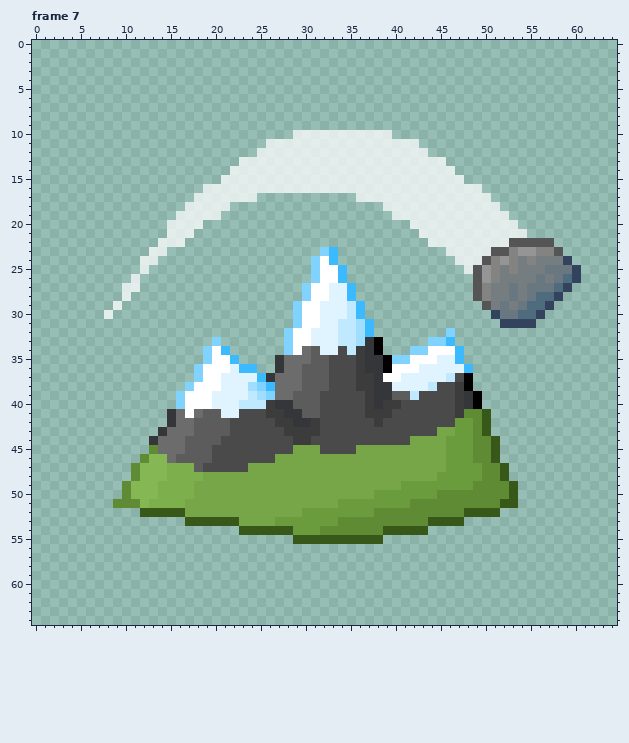
Edited in one commit: pixel-art file (resources/sprites/gui/upgrades/upgrades.aseprite). Above: the version before the commit.
65x65 pixels, 52 frames. Pixels under 10% opacity are left out. Colours within 5 levels of each other are drawn and written as one. Shown: frame 7. The commit also changed other frames, which this record leaves out.
Now the later version:
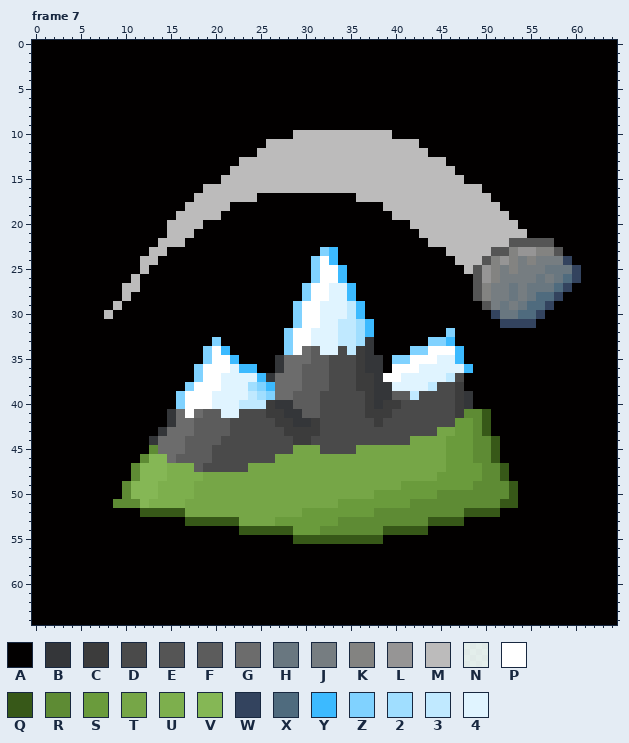
Palette (. is transparent): A #020000  B #343639  C #3c3c3c  D #4a4a4a  E #555555  F #5c5c5c  G #6c6c6c  H #697780  J #767d81  K #838381  L #969595  M #bcbbbb  N #ffffffbb  P #ffffff  Q #375818  R #5e8b34  S #6a9b3c  T #76a647  U #7daf4d  V #85b755  W #33435e  X #4f6b7e  Y #3cbaff  Z #80d2ff  2 #a0deff  3 #c0e9ff  4 #e0f4ff
Changes in this commit:
layer "bg" now shown
Frame 7, layer "bg":
y 0..9: x 0..64 ................................................................. -> AAAAAAAAAAAAAAAAAAAAAAAAAAAAAAAAAAAAAAAAAAAAAAAAAAAAAAAAAAAAAAAAA
y 10: x 0..64 .............................NNNNNNNNNNN......................... -> AAAAAAAAAAAAAAAAAAAAAAAAAAAAAMMMMMMMMMMMAAAAAAAAAAAAAAAAAAAAAAAAA
y 11: x 0..64 ..........................NNNNNNNNNNNNNNNNN...................... -> AAAAAAAAAAAAAAAAAAAAAAAAAAMMMMMMMMMMMMMMMMMAAAAAAAAAAAAAAAAAAAAAA
y 12: x 0..64 .........................NNNNNNNNNNNNNNNNNNN..................... -> AAAAAAAAAAAAAAAAAAAAAAAAAMMMMMMMMMMMMMMMMMMMAAAAAAAAAAAAAAAAAAAAA
y 13: x 0..64 .......................NNNNNNNNNNNNNNNNNNNNNNN................... -> AAAAAAAAAAAAAAAAAAAAAAAMMMMMMMMMMMMMMMMMMMMMMMAAAAAAAAAAAAAAAAAAA
y 14: x 0..64 ......................NNNNNNNNNNNNNNNNNNNNNNNNN.................. -> AAAAAAAAAAAAAAAAAAAAAAMMMMMMMMMMMMMMMMMMMMMMMMMAAAAAAAAAAAAAAAAAA
y 15: x 0..64 .....................NNNNNNNNNNNNNNNNNNNNNNNNNNN................. -> AAAAAAAAAAAAAAAAAAAAAMMMMMMMMMMMMMMMMMMMMMMMMMMMAAAAAAAAAAAAAAAAA
y 16: x 0..64 ...................NNNNNNNNNNNNNNNNNNNNNNNNNNNNNNN............... -> AAAAAAAAAAAAAAAAAAAMMMMMMMMMMMMMMMMMMMMMMMMMMMMMMMAAAAAAAAAAAAAAA
y 17: x 0..64 ..................NNNNNNN...........NNNNNNNNNNNNNNN.............. -> AAAAAAAAAAAAAAAAAAMMMMMMMAAAAAAAAAAAMMMMMMMMMMMMMMMAAAAAAAAAAAAAA
y 18: x 0..64 .................NNNNN.................NNNNNNNNNNNNN............. -> AAAAAAAAAAAAAAAAAMMMMMAAAAAAAAAAAAAAAAAMMMMMMMMMMMMMAAAAAAAAAAAAA
y 19: x 0..64 ................NNNNN...................NNNNNNNNNNNNN............ -> AAAAAAAAAAAAAAAAMMMMMAAAAAAAAAAAAAAAAAAAMMMMMMMMMMMMMAAAAAAAAAAAA
y 20: x 0..64 ...............NNNN.......................NNNNNNNNNNNN........... -> AAAAAAAAAAAAAAAMMMMAAAAAAAAAAAAAAAAAAAAAAAMMMMMMMMMMMMAAAAAAAAAAA
y 21: x 0..64 ...............NNN.........................NNNNNNNNNNNN.......... -> AAAAAAAAAAAAAAAMMMAAAAAAAAAAAAAAAAAAAAAAAAAMMMMMMMMMMMMAAAAAAAAAA
y 22: x 0..52 ..............NNN...........................NNNNNNNNN -> AAAAAAAAAAAAAAMMMAAAAAAAAAAAAAAAAAAAAAAAAAAAMMMMMMMMM; x 58..64 ....... -> AAAAAAA
y 23: x 0..31 .............NN................. -> AAAAAAAAAAAAAMMAAAAAAAAAAAAAAAAA; x 34..50 ............NNNNN -> AAAAAAAAAAAAMMMMM; x 59..64 ...... -> AAAAAA
y 24: x 0..30 ............NN................. -> AAAAAAAAAAAAMMAAAAAAAAAAAAAAAAA; x 34..49 .............NNN -> AAAAAAAAAAAAAMMM; x 60..64 ..... -> AAAAA
y 25: x 0..30 ............N.................. -> AAAAAAAAAAAAMAAAAAAAAAAAAAAAAAA; x 35..48 .............N -> AAAAAAAAAAAAAM; x 61..64 .... -> AAAA
y 26: x 0..30 ...........N................... -> AAAAAAAAAAAMAAAAAAAAAAAAAAAAAAA; x 35..48 .............. -> AAAAAAAAAAAAAA; x 61..64 .... -> AAAA
y 27: x 0..29 ..........NN.................. -> AAAAAAAAAAMMAAAAAAAAAAAAAAAAAA; x 36..48 ............. -> AAAAAAAAAAAAA; x 60..64 ..... -> AAAAA
y 28: x 0..29 ..........N................... -> AAAAAAAAAAMAAAAAAAAAAAAAAAAAAA; x 36..48 ............. -> AAAAAAAAAAAAA; x 59..64 ...... -> AAAAAA
y 29: x 0..28 .........N................... -> AAAAAAAAAMAAAAAAAAAAAAAAAAAAA; x 37..49 ............. -> AAAAAAAAAAAAA; x 58..64 ....... -> AAAAAAA
y 30: x 0..28 ........N.................... -> AAAAAAAAMAAAAAAAAAAAAAAAAAAAA; x 37..50 .............. -> AAAAAAAAAAAAAA; x 57..64 ........ -> AAAAAAAA
y 31: x 0..28 ............................. -> AAAAAAAAAAAAAAAAAAAAAAAAAAAAA; x 38..51 .............. -> AAAAAAAAAAAAAA; x 56..64 ......... -> AAAAAAAAA
y 32: x 0..27 ............................ -> AAAAAAAAAAAAAAAAAAAAAAAAAAAA; x 38..45 ........ -> AAAAAAAA; x 47..64 .................. -> AAAAAAAAAAAAAAAAAA
y 33: x 0..19 .................... -> AAAAAAAAAAAAAAAAAAAA; x 21..27 ....... -> AAAAAAA; x 39..43 ..... -> AAAAA; x 47..64 .................. -> AAAAAAAAAAAAAAAAAA
y 34: x 0..18 ................... -> AAAAAAAAAAAAAAAAAAA; x 22..27 ...... -> AAAAAA; x 39..41 ... -> AAA; x 48..64 ................. -> AAAAAAAAAAAAAAAAA
y 35: x 0..18 ................... -> AAAAAAAAAAAAAAAAAAA; x 23..26 .... -> AAAA; x 48..64 ................. -> AAAAAAAAAAAAAAAAA
y 36: x 0..17 .................. -> AAAAAAAAAAAAAAAAAA; x 25..26 .. -> AA; x 49..64 ................ -> AAAAAAAAAAAAAAAA
y 37: x 0..17 .................. -> AAAAAAAAAAAAAAAAAA; x 49..64 ................ -> AAAAAAAAAAAAAAAA
y 38: x 0..16 ................. -> AAAAAAAAAAAAAAAAA; x 49..64 ................ -> AAAAAAAAAAAAAAAA
y 39..40: x 0..15 ................ -> AAAAAAAAAAAAAAAA; x 50..64 ............... -> AAAAAAAAAAAAAAA
y 41..42: x 0..14 ............... -> AAAAAAAAAAAAAAA; x 51..64 .............. -> AAAAAAAAAAAAAA
y 43: x 0..13 .............. -> AAAAAAAAAAAAAA; x 51..64 .............. -> AAAAAAAAAAAAAA
y 44..45: x 0..12 ............. -> AAAAAAAAAAAAA; x 52..64 ............. -> AAAAAAAAAAAAA
y 46: x 0..11 ............ -> AAAAAAAAAAAA; x 52..64 ............. -> AAAAAAAAAAAAA
y 47..48: x 0..10 ........... -> AAAAAAAAAAA; x 53..64 ............ -> AAAAAAAAAAAA
y 49..50: x 0..9 .......... -> AAAAAAAAAA; x 54..64 ........... -> AAAAAAAAAAA
y 51: x 0..8 ......... -> AAAAAAAAA; x 54..64 ........... -> AAAAAAAAAAA
y 52: x 0..11 ............ -> AAAAAAAAAAAA; x 52..64 ............. -> AAAAAAAAAAAAA
y 53: x 0..16 ................. -> AAAAAAAAAAAAAAAAA; x 48..64 ................. -> AAAAAAAAAAAAAAAAA
y 54: x 0..22 ....................... -> AAAAAAAAAAAAAAAAAAAAAAA; x 44..64 ..................... -> AAAAAAAAAAAAAAAAAAAAA
y 55: x 0..28 ............................. -> AAAAAAAAAAAAAAAAAAAAAAAAAAAAA; x 39..64 .......................... -> AAAAAAAAAAAAAAAAAAAAAAAAAA
y 56..64: x 0..64 ................................................................. -> AAAAAAAAAAAAAAAAAAAAAAAAAAAAAAAAAAAAAAAAAAAAAAAAAAAAAAAAAAAAAAAAA
